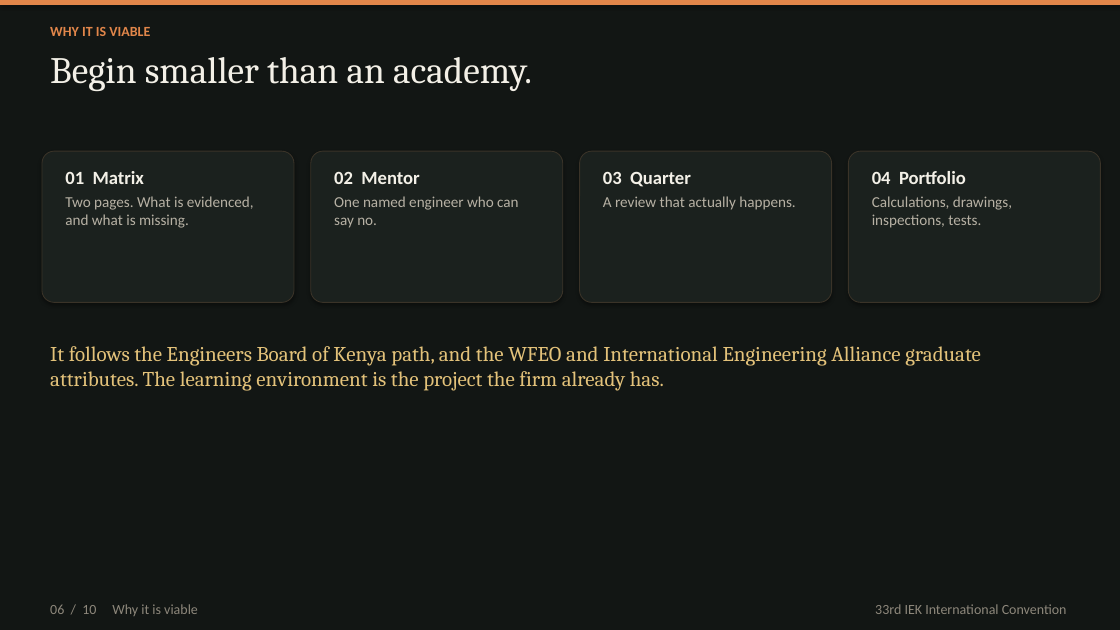
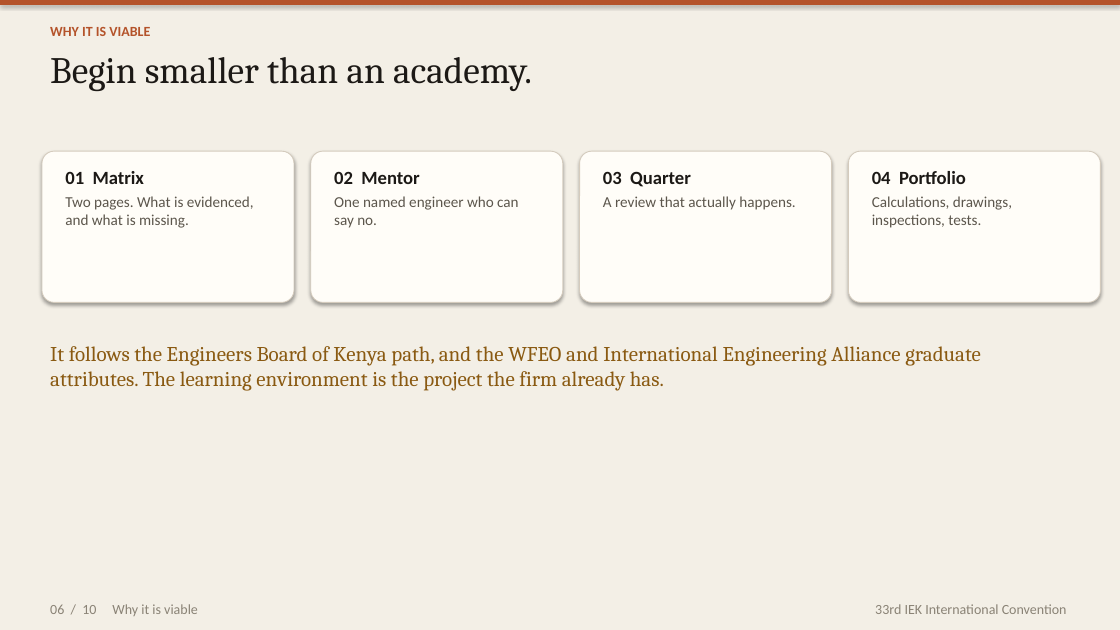
Before and after one commit to kakaijacob/Special-Operations-Schema, a slide deck: slide 6 of iek-talks/IEK_MEP_Mentorship_10_slides.pptx. Drawn at 1120x630 pixels with LibreOffice and Linux fonts; fonts in the diff are those of the drawing. Boxes give left, top, right and bottom in pixels: in the first picture for what was removed or moved away, otherwise in the second. Text is boxed around its words. In the diff, an @@ line names an element or a change of style, - is before the commit and + after.

```diff
--- a/iek-talks/IEK_MEP_Mentorship_10_slides.pptx
+++ b/iek-talks/IEK_MEP_Mentorship_10_slides.pptx
@@ background #121614 to #F3EFE6 @@
@@ rectangle at (x1=0, y1=0, x2=1120, y2=5): fill #E1864A to #B4532A @@
@@ text "WHY IT IS VIABLE" at (x1=50, y1=27, x2=150, y2=36): text colour #E1864A to #B4532A @@
@@ text "Begin smaller than an academy." at (x1=50, y1=57, x2=532, y2=91): text colour #F3F0E7 to #1C1916 @@
@@ text "01 Matrix" at (x1=65, y1=171, x2=254, y2=228): text colour #F3F0E7 to #1C1916 in "01 Matrix"; text colour #B7B1A4 to #5C564C in "Two pages. What is evidenced, and what ..." @@
@@ text "02 Mentor" at (x1=334, y1=171, x2=519, y2=228): text colour #F3F0E7 to #1C1916 in "02 Mentor"; text colour #B7B1A4 to #5C564C in "One named engineer who can say no." @@
@@ text "03 Quarter" at (x1=603, y1=171, x2=795, y2=210): text colour #F3F0E7 to #1C1916 in "03 Quarter"; text colour #B7B1A4 to #5C564C in "A review that actually happens." @@
@@ fill #1B211E to #FFFDF8; outline #3A3328 0.75 pt to #D4CBBD 0.75 pt in 4 elements at (x1=42, y1=151, x2=294, y2=302), (x1=311, y1=151, x2=563, y2=302), (x1=580, y1=151, x2=832, y2=302), (x1=849, y1=151, x2=1101, y2=302) @@
@@ text "04 Portfolio" at (x1=872, y1=171, x2=1012, y2=228): text colour #F3F0E7 to #1C1916 in "04 Portfolio"; text colour #B7B1A4 to #5C564C in "Calculations, drawings, inspections, tests." @@
@@ text "It follows the Engineers Board ..." at (x1=50, y1=346, x2=981, y2=391): text colour #E3C27A to #8A5A12 @@
@@ text "06 / 10 Why it ..." at (x1=50, y1=604, x2=198, y2=616): text colour #8D877B to #8A8376 @@
@@ text "33rd IEK International Convention" at (x1=875, y1=604, x2=1067, y2=614): text colour #8D877B to #8A8376 @@
```
Also in this commit, not shown: 9 other slides changed, 2 other files.
